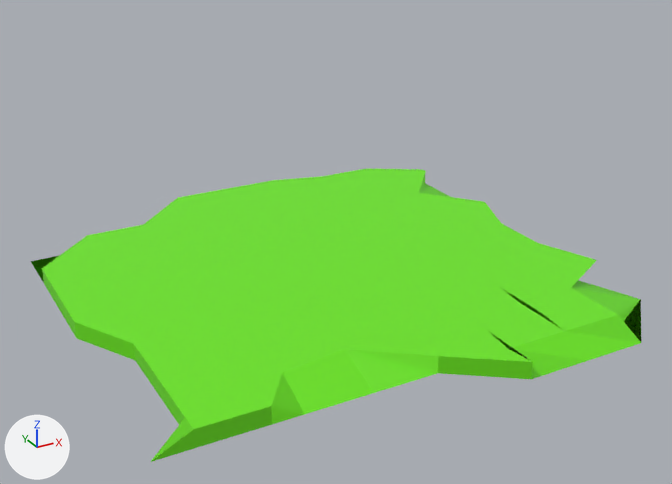
The glTF model src/green_b_n.glb as it was, and as the next commit left it.
One viewpoint serves both versions: a 50 mm lens placed at (-4.79, -9.04, 4.98), pointed at (-0.01, -0.35, 0.64). Arrows for +X, +Y and +Z are at lower left; the lights stay in place. Where no turn or scale is listed for an object, it has been applied to the vertices. Vertices at the same position are counted once.
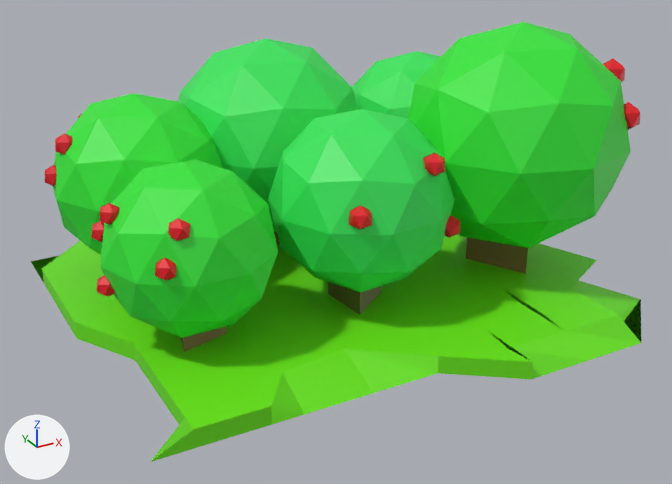
What differs and where, as boxes [x1, y1, x2, y2] in the pictures (672 x 484 px):
'Cube', reshaped (50% taller)
    before: [31, 169, 641, 462]
    after: [31, 22, 641, 462]
part 1 of me_cube_007, added (green)
    after: [352, 51, 441, 119]
part 2 of me_cube_007, added (green)
    after: [409, 22, 631, 248]
part 3 of me_cube_007, added
    after: [603, 58, 625, 82]
part 4 of me_cube_007, added
    after: [624, 102, 640, 130]
part 5 of me_cube_007, added (green)
    after: [178, 39, 358, 232]
part 6 of me_cube_007, added (green)
    after: [100, 159, 278, 338]
part 7 of me_cube_007, added
    after: [155, 258, 177, 281]
part 8 of me_cube_007, added
    after: [168, 218, 190, 241]
part 9 of me_cube_007, added
    after: [99, 203, 120, 225]
part 10 of me_cube_007, added
    after: [97, 276, 115, 297]
part 11 of me_cube_007, added
    after: [91, 221, 104, 242]
part 12 of me_cube_007, added (green)
    after: [268, 109, 455, 293]
part 13 of me_cube_007, added (red)
    after: [349, 205, 372, 230]
part 14 of me_cube_007, added
    after: [445, 215, 460, 238]
part 15 of me_cube_007, added
    after: [423, 153, 445, 176]
part 16 of me_cube_007, added (green)
    after: [52, 94, 223, 255]
part 17 of me_cube_007, added
    after: [45, 165, 56, 186]
part 18 of me_cube_007, added
    after: [55, 133, 72, 154]
part 19 of me_cube_007, added (yellow)
    after: [181, 232, 528, 352]

Edits to the bpy script that builds the scene:
```text
Change me_cube_007:
    remove me_cube_007.from_pydata(...)  # 162 vertices, 320 faces; spans x -3.0..3.0, y -3.0..3.0, z -0.1..0.1
    add me_cube_007.from_pydata(...)  # 738 vertices, 1328 faces; spans x -3.0..3.29, y -3.0..3.0, z -0.18..2.99
    me_cube_007 part 1: a new loose piece, an icosphere of 80 faces spanning x 1.03..2.93, y 0.09..2.09, z 0.28..2.28, in mat_material_027 (green #36e75c)
    me_cube_007 part 2: a new loose piece, an icosphere of 80 faces spanning x 0.74..3.21, y -2.3..0.3, z 0.39..2.99, in mat_material_028 (green #32e737)
    me_cube_007 part 3: a new loose piece, an icosphere of 20 faces spanning x 2.82..3.12, y -1.55..-1.26, z 2.22..2.56, in mat_material_033 (red #e70f1e)
    me_cube_007 part 4: a new loose piece, an icosphere of 20 faces spanning x 2.73..3.03, y -1.94..-1.65, z 1.83..2.16, in mat_material_035 (red #e70f1e)
    me_cube_007 part 5: a new loose piece, an icosphere of 80 faces spanning x -1.36..0.96, y -0.19..2.21, z 0.27..2.67, in mat_material_042 (green #36e75c)
    me_cube_007 part 6: a new loose piece, an icosphere of 80 faces spanning x -2.87..-1.07, y -1.74..-0.02, z 0.19..1.99, in mat_material_049 (green #32e737)
    me_cube_007 part 7: a new loose piece, an icosphere of 20 faces spanning x -2.54..-2.34, y -1.66..-1.46, z 1.12..1.36, in mat_material_048 (red #e70f1e)
    me_cube_007 part 8: a new loose piece, an icosphere of 20 faces spanning x -2.37..-2.17, y -1.62..-1.41, z 1.46..1.7, in mat_material_047 (red #e70f1e)
    me_cube_007 part 9: a new loose piece, an icosphere of 20 faces spanning x -2.81..-2.61, y -0.94..-0.73, z 1.46..1.7, in mat_material_046 (red #e70f1e)
    me_cube_007 part 10: a new loose piece, an icosphere of 20 faces spanning x -2.92..-2.72, y -0.98..-0.77, z 0.75..0.98, in mat_material_045 (red #e70f1e)
    me_cube_007 part 11: a new loose piece, an icosphere of 20 faces spanning x -2.84..-2.64, y -0.67..-0.46, z 1.19..1.42, in mat_material_044 (red #e70f1e)
    me_cube_007 part 12: a new loose piece, an icosphere of 80 faces spanning x -1.04..0.95, y -1.95..0.01, z 0.28..2.28, in mat_material_054 (green #36e75c)
    me_cube_007 part 13: a new loose piece, an icosphere of 20 faces spanning x -0.63..-0.4, y -1.88..-1.65, z 1.31..1.57, in mat_material_053 (red #e70f1e)
    me_cube_007 part 14: a new loose piece, an icosphere of 20 faces spanning x 0.6..0.83, y -1.68..-1.45, z 0.9..1.16, in mat_material_052 (red #e70f1e)
    me_cube_007 part 15: a new loose piece, an icosphere of 20 faces spanning x 0.26..0.49, y -1.81..-1.58, z 1.69..1.95, in mat_material_051 (red #e70f1e)
    me_cube_007 part 16: a new loose piece, an icosphere of 80 faces spanning x -2.91..-0.94, y -0.22..1.76, z 0.28..2.28, in mat_material_061 (green #32e737)
    me_cube_007 part 17: a new loose piece, an icosphere of 20 faces spanning x -2.95..-2.72, y 0.77..1.0, z 1.31..1.57, in mat_material_060 (red #e70f1e)
    me_cube_007 part 18: a new loose piece, an icosphere of 20 faces spanning x -2.82..-2.59, y 0.63..0.86, z 1.69..1.95, in mat_material_059 (red #e70f1e)
    me_cube_007 part 19: 36 vertices added at x -2.31..2.41, y -1.38..1.37, z -0.18..1.01
    add me_cube_007.materials.append(mat_material_029)  # dark yellow #6d682d
    add me_cube_007.materials.append(mat_material_027)  # green #36e75c
    add me_cube_007.materials.append(mat_material_036)  # red #e70f1e
    add me_cube_007.materials.append(mat_material_037)  # red #e70f1e
    add me_cube_007.materials.append(mat_material_038)  # red #e70f1e
    add me_cube_007.materials.append(mat_material_030)  # brown #856c3b
    add me_cube_007.materials.append(mat_material_028)  # green #32e737
    add me_cube_007.materials.append(mat_material_031)  # red #e70f1e
    add me_cube_007.materials.append(mat_material_032)  # red #e70f1e
    add me_cube_007.materials.append(mat_material_033)  # red #e70f1e
    add me_cube_007.materials.append(mat_material_034)  # red #e70f1e
    add me_cube_007.materials.append(mat_material_035)  # red #e70f1e
    add me_cube_007.materials.append(mat_material_043)  # dark yellow #6d682d
    add me_cube_007.materials.append(mat_material_042)  # green #36e75c
    add me_cube_007.materials.append(mat_material_041)  # red #e70f1e
    add me_cube_007.materials.append(mat_material_040)  # red #e70f1e
    add me_cube_007.materials.append(mat_material_039)  # red #e70f1e
    add me_cube_007.materials.append(mat_material_050)  # brown #856c3b
    add me_cube_007.materials.append(mat_material_049)  # green #32e737
    add me_cube_007.materials.append(mat_material_048)  # red #e70f1e
    add me_cube_007.materials.append(mat_material_047)  # red #e70f1e
    add me_cube_007.materials.append(mat_material_046)  # red #e70f1e
    add me_cube_007.materials.append(mat_material_045)  # red #e70f1e
    add me_cube_007.materials.append(mat_material_044)  # red #e70f1e
    add me_cube_007.materials.append(mat_material_055)  # dark yellow #6d682d
    add me_cube_007.materials.append(mat_material_054)  # green #36e75c
    add me_cube_007.materials.append(mat_material_053)  # red #e70f1e
    add me_cube_007.materials.append(mat_material_052)  # red #e70f1e
    add me_cube_007.materials.append(mat_material_051)  # red #e70f1e
    add me_cube_007.materials.append(mat_material_062)  # brown #856c3b
    add me_cube_007.materials.append(mat_material_061)  # green #32e737
    add me_cube_007.materials.append(mat_material_060)  # red #e70f1e
    add me_cube_007.materials.append(mat_material_059)  # red #e70f1e
    add me_cube_007.materials.append(mat_material_058)  # red #e70f1e
    add me_cube_007.materials.append(mat_material_057)  # red #e70f1e
    add me_cube_007.materials.append(mat_material_056)  # red #e70f1e
```
